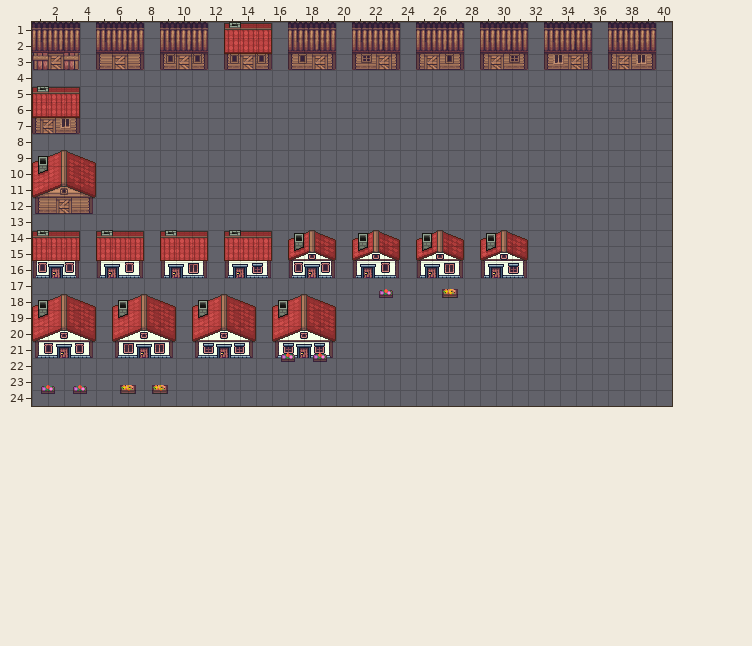
Level history. Tiled map: Work-Img-Sprites-map/houses.tmx. Above is the file before it was changed.
Cells are 16x16 px. Shown: x 1..40, y 1..24.
Now the later version:
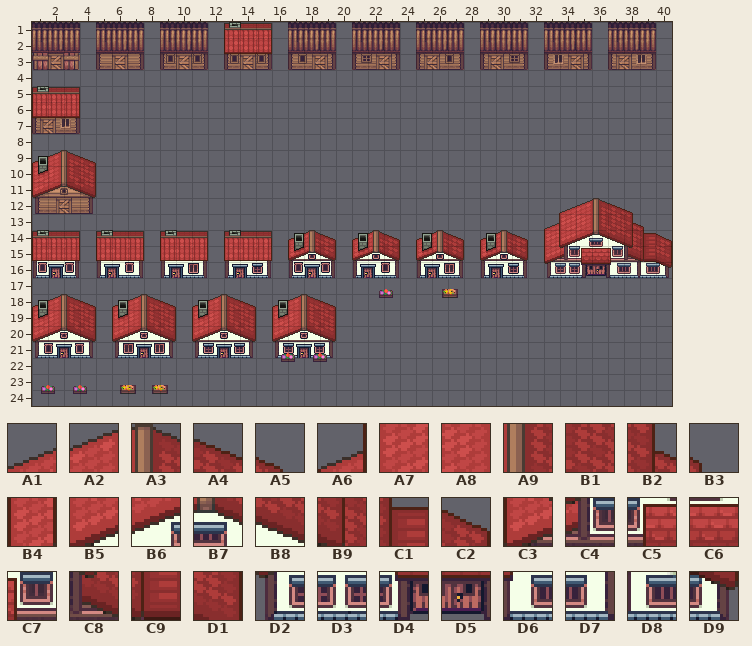
Key: from "farma-big-vill": A1 1, A2 2, A3 3, A4 4, A5 5, A6 8, A7 9, A8 10, A9 11, B1 12, B2 13, B3 14, B4 16, B5 17, B6 18, B7 19, B8 20, B9 21, C1 22, C2 23, C3 24, C4 25, C5 26, C6 27, C7 28, C8 29, C9 30, D1 31, D2 32, D3 33, D4 34, D5 35, D6 36, D7 37, D8 38, D9 39.
__ is an empty cell.
The edit:
Layer "Vrstva dlaždic 1":
There is now tile A1 in row 12 at x 34.
There is now tile A2 in row 12 at x 35.
There is now tile A3 in row 12 at x 36.
There is now tile A4 in row 12 at x 37.
There is now tile A5 in row 12 at x 38.
There is now tile A6 in row 13 at x 33.
There is now tile A7 in row 13 at x 34.
There is now tile A8 in row 13 at x 35.
There is now tile A9 in row 13 at x 36.
There is now tile B1 in row 13 at x 37.
There is now tile B2 in row 13 at x 38.
There is now tile B3 in row 13 at x 39.
There is now tile B4 in row 14 at x 33.
There is now tile B5 in row 14 at x 34.
There is now tile B6 in row 14 at x 35.
There is now tile B7 in row 14 at x 36.
There is now tile B8 in row 14 at x 37.
There is now tile B9 in row 14 at x 38.
There is now tile C1 in row 14 at x 39.
There is now tile C2 in row 14 at x 40.
There is now tile C3 in row 15 at x 33.
There is now tile C4 in row 15 at x 34.
There is now tile C5 in row 15 at x 35.
There is now tile C6 in row 15 at x 36.
There is now tile C7 in row 15 at x 37.
There is now tile C8 in row 15 at x 38.
There is now tile C9 in row 15 at x 39.
There is now tile D1 in row 15 at x 40.
There is now tile D2 in row 16 at x 33.
There is now tile D3 in row 16 at x 34.
There is now tile D4 in row 16 at x 35.
There is now tile D5 in row 16 at x 36.
There is now tile D6 in row 16 at x 37.
There is now tile D7 in row 16 at x 38.
There is now tile D8 in row 16 at x 39.
There is now tile D9 in row 16 at x 40.
